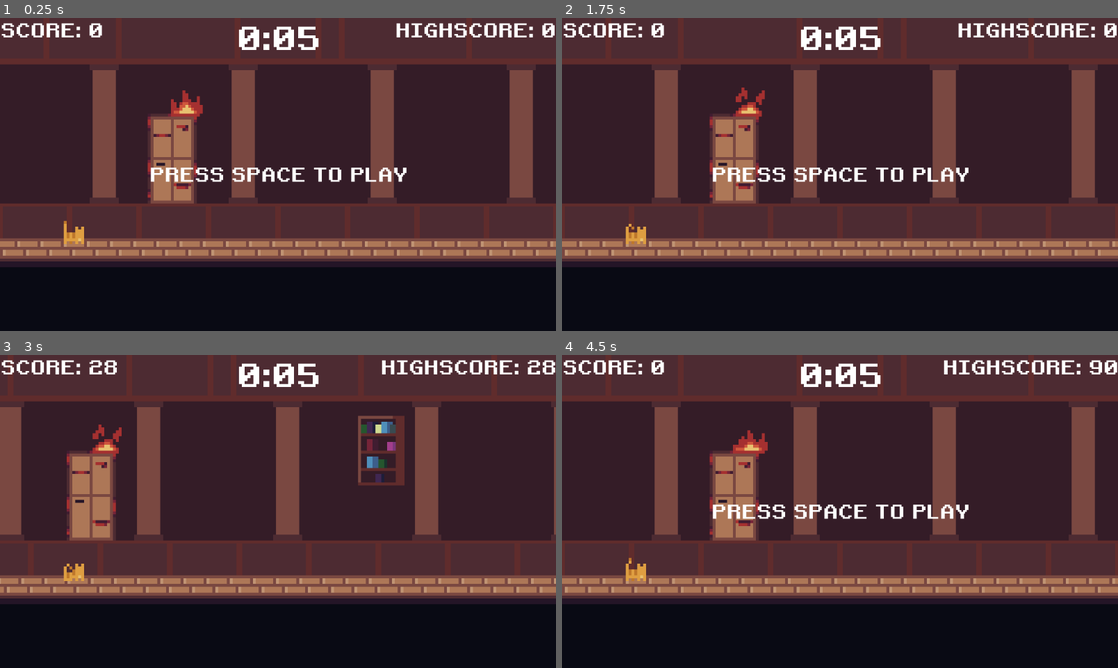
Above: before the commit, frames 1-4 (two rows, left to right).
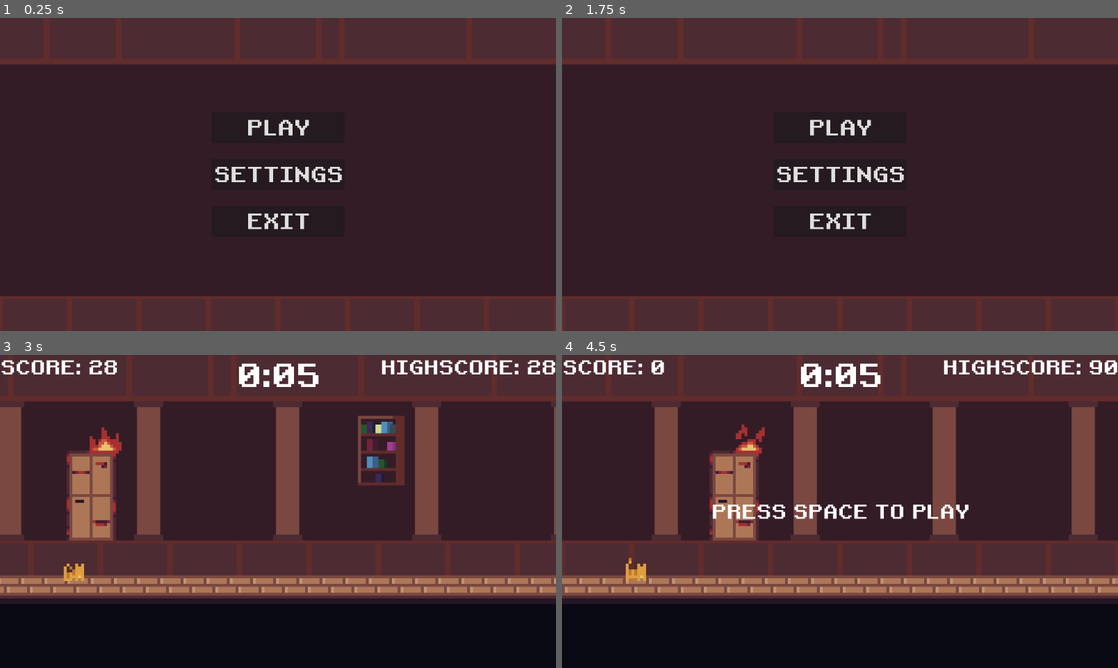
Above: after the commit, the same moments.

Repository: kurushimee/run-for-it
Game: Godot game, scene res://scenes/ui/main_menu.tscn
The game is run twice, just before and just after one commit, with the same random seed, the same clock (stepped at 60 frames per second) and the same inputs. Before the commit the project starts from res://scenes/main.tscn.
Inputs (mouse positions are in pixels of both pictures, inside the frame that each line leads up to):
- Up to frame 1 (0.25 s): no input
- Up to frame 2 (1.75 s): click (840, 174) at 0.5 s, where only the run after the commit has a clickable "SETTINGS"; click (840, 237) at 1.25 s, where only the run after the commit has a clickable "BACK"
- Up to frame 3 (3 s): click (278, 464) at 2 s, where only the run after the commit has a clickable "PLAY"; tap Space (jump) at 2.75 s; move the mouse to (400, 495) at 2.77 s; click (400, 495) at 2.92 s
- Up to frame 4 (4.5 s): tap Space (jump) at 3.02, 3.77 s; move the mouse to (728, 527) at 3.52 s; click (728, 527) at 3.67 s; click "RESTART" at 4.25 s

The runs differ from the first frame. In frame 1, 52% of the frame differs, in the area x 0-100%, y 1-100%; in frame 2, 52%; in frame 3, 0.2%; in frame 4, 0.3%.

Commit message:
Add main menu

Diff:
--- a/default_bus_layout.tres
+++ b/default_bus_layout.tres
@@ -1,22 +1,21 @@
 [gd_resource type="AudioBusLayout" format=3 uid="uid://dhpnbu4mpl7dm"]
 
 [resource]
-bus/0/volume_db = -5.04224
 bus/1/name = &"Music"
 bus/1/solo = false
 bus/1/mute = false
 bus/1/bypass_fx = false
-bus/1/volume_db = -10.5236
+bus/1/volume_db = 0.0
 bus/1/send = &"Master"
 bus/2/name = &"SFX"
 bus/2/solo = false
 bus/2/mute = false
 bus/2/bypass_fx = false
-bus/2/volume_db = -5.04224
+bus/2/volume_db = 0.0
 bus/2/send = &"Master"
 bus/3/name = &"UI"
 bus/3/solo = false
 bus/3/mute = false
 bus/3/bypass_fx = false
-bus/3/volume_db = -9.63761
+bus/3/volume_db = 0.0
 bus/3/send = &"Master"
--- a/project.godot
+++ b/project.godot
@@ -12,7 +12,7 @@
 
 config/name="Run For It"
 config/version="0.1"
-run/main_scene="res://scenes/main.tscn"
+run/main_scene="res://scenes/ui/main_menu.tscn"
 config/features=PackedStringArray("4.2", "GL Compatibility")
 config/icon="res://icon.svg"
 
--- /dev/null
+++ b/scenes/ui/main_menu.tscn
@@ -0,0 +1,313 @@
+[gd_scene load_steps=12 format=3 uid="uid://w6tq8mbbnkjn"]
+
+[ext_resource type="Texture2D" uid="uid://wi118gb1rfr3" path="res://assets/sprites/background/background.png" id="1_1palg"]
+[ext_resource type="Texture2D" uid="uid://bfcu4ab1ctwqu" path="res://assets/sprites/background/layer1.png" id="2_5oggo"]
+[ext_resource type="Texture2D" uid="uid://ds78cdufiimwh" path="res://assets/sprites/background/layer2.png" id="3_30byu"]
+[ext_resource type="FontFile" uid="uid://s15272omc2m3" path="res://assets/fonts/retro.ttf" id="4_a4hcf"]
+[ext_resource type="PackedScene" uid="uid://c46u56kn4ir4y" path="res://scenes/main.tscn" id="5_72101"]
+[ext_resource type="AudioStream" uid="uid://b820bx8yxvrpj" path="res://assets/audio/music/main-theme.wav" id="6_fl22q"]
+
+[sub_resource type="GDScript" id="GDScript_t028o"]
+resource_name = "PlayButton"
+script/source = "extends Button
+
+@export var main_scene: PackedScene
+
+
+func _on_pressed() -> void:
+	get_tree().change_scene_to_packed(main_scene)
+"
+
+[sub_resource type="GDScript" id="GDScript_xtv14"]
+resource_name = "SettingsButton"
+script/source = "extends Button
+
+@export var main_container: VBoxContainer
+@export var settings_container: VBoxContainer
+
+
+func _ready() -> void:
+	main_container.show()
+	settings_container.hide()
+
+
+func _on_pressed() -> void:
+	main_container.hide()
+	settings_container.show()
+"
+
+[sub_resource type="GDScript" id="GDScript_0q5ge"]
+resource_name = "ExitButton"
+script/source = "extends Button
+
+
+func _on_pressed() -> void:
+	get_tree().quit()
+"
+
+[sub_resource type="GDScript" id="GDScript_q2m0l"]
+resource_name = "Settings"
+script/source = "extends VBoxContainer
+
+
+func _ready() -> void:
+	var busses := [\"Master\", \"Music\", \"SFX\", \"UI\"]
+	for bus in busses:
+		set_bus_volume(bus, 0.5)
+
+
+func set_bus_volume(bus: String, value: float) -> void:
+	var bus_index := AudioServer.get_bus_index(bus)
+	AudioServer.set_bus_volume_db(bus_index, linear_to_db(value))
+
+
+func _on_master_volume_changed(value: float) -> void:
+	set_bus_volume(\"Master\", value)
+	$MasterContainer/HBoxContainer/VolumeLabel.text = \"%d%%\" % (value * 100)
+
+
+func _on_music_volume_changed(value: float) -> void:
+	set_bus_volume(\"Music\", value)
+	$MusicContainer/HBoxContainer/VolumeLabel.text = \"%d%%\" % (value * 100)
+
+
+func _on_sfx_volume_changed(value: float) -> void:
+	set_bus_volume(\"SFX\", value)
+	$SFXContainer/HBoxContainer/VolumeLabel.text = \"%d%%\" % (value * 100)
+
+
+func _on_ui_volume_changed(value: float) -> void:
+	set_bus_volume(\"UI\", value)
+	$UIContainer/HBoxContainer/VolumeLabel.text = \"%d%%\" % (value * 100)
+"
+
+[sub_resource type="GDScript" id="GDScript_rspdh"]
+resource_name = "BackButton"
+script/source = "extends Button
+
+@export var main_container: VBoxContainer
+@export var settings_container: VBoxContainer
+
+
+func _on_pressed() -> void:
+	settings_container.hide()
+	main_container.show()
+"
+
+[node name="MainMenu" type="CanvasLayer"]
+
+[node name="Sprite2D" type="Sprite2D" parent="."]
+scale = Vector2(6, 6)
+texture = ExtResource("1_1palg")
+centered = false
+
+[node name="Sprite2D2" type="Sprite2D" parent="."]
+position = Vector2(0, 192)
+scale = Vector2(6, 6)
+texture = ExtResource("2_5oggo")
+centered = false
+
+[node name="Sprite2D3" type="Sprite2D" parent="."]
+scale = Vector2(6, 6)
+texture = ExtResource("3_30byu")
+centered = false
+
+[node name="MainContainer" type="VBoxContainer" parent="."]
+anchors_preset = 8
+anchor_left = 0.5
+anchor_top = 0.5
+anchor_right = 0.5
+anchor_bottom = 0.5
+offset_left = -100.0
+offset_top = -32.0
+offset_right = 100.0
+offset_bottom = 32.0
+grow_horizontal = 2
+grow_vertical = 2
+size_flags_horizontal = 3
+
+[node name="PlayButton" type="Button" parent="MainContainer"]
+layout_mode = 2
+theme_override_fonts/font = ExtResource("4_a4hcf")
+theme_override_font_sizes/font_size = 44
+text = "PLAY"
+script = SubResource("GDScript_t028o")
+main_scene = ExtResource("5_72101")
+
+[node name="VSeparator" type="VSeparator" parent="MainContainer"]
+modulate = Color(1, 1, 1, 0)
+custom_minimum_size = Vector2(0, 25)
+layout_mode = 2
+
+[node name="SettingsButton" type="Button" parent="MainContainer" node_paths=PackedStringArray("main_container", "settings_container")]
+layout_mode = 2
+theme_override_fonts/font = ExtResource("4_a4hcf")
+theme_override_font_sizes/font_size = 44
+text = "SETTINGS"
+script = SubResource("GDScript_xtv14")
+main_container = NodePath("..")
+settings_container = NodePath("../../SettingsContainer")
+
+[node name="VSeparator2" type="VSeparator" parent="MainContainer"]
+modulate = Color(1, 1, 1, 0)
+custom_minimum_size = Vector2(0, 25)
+layout_mode = 2
+
+[node name="ExitButton" type="Button" parent="MainContainer"]
+layout_mode = 2
+theme_override_fonts/font = ExtResource("4_a4hcf")
+theme_override_font_sizes/font_size = 44
+text = "EXIT"
+script = SubResource("GDScript_0q5ge")
+
+[node name="SettingsContainer" type="VBoxContainer" parent="."]
+visible = false
+anchors_preset = 8
+anchor_left = 0.5
+anchor_top = 0.5
+anchor_right = 0.5
+anchor_bottom = 0.5
+offset_left = -20.0
+offset_top = -20.0
+offset_right = 20.0
+offset_bottom = 20.0
+grow_horizontal = 2
+grow_vertical = 2
+size_flags_horizontal = 3
+script = SubResource("GDScript_q2m0l")
+
+[node name="MasterContainer" type="VBoxContainer" parent="SettingsContainer"]
+layout_mode = 2
+
+[node name="NameLabel" type="Label" parent="SettingsContainer/MasterContainer"]
+layout_mode = 2
+theme_override_fonts/font = ExtResource("4_a4hcf")
+theme_override_font_sizes/font_size = 22
+text = "master volume"
+
+[node name="HBoxContainer" type="HBoxContainer" parent="SettingsContainer/MasterContainer"]
+layout_mode = 2
+alignment = 1
+
+[node name="HSlider" type="HSlider" parent="SettingsContainer/MasterContainer/HBoxContainer"]
+layout_mode = 2
+size_flags_horizontal = 3
+max_value = 1.0
+step = 0.0
+value = 0.5
+
+[node name="VolumeLabel" type="Label" parent="SettingsContainer/MasterContainer/HBoxContainer"]
+custom_minimum_size = Vector2(62, 0)
+layout_mode = 2
+theme_override_fonts/font = ExtResource("4_a4hcf")
+theme_override_font_sizes/font_size = 22
+text = "50%"
+horizontal_alignment = 2
+
+[node name="MusicContainer" type="VBoxContainer" parent="SettingsContainer"]
+layout_mode = 2
+
+[node name="NameLabel" type="Label" parent="SettingsContainer/MusicContainer"]
+layout_mode = 2
+theme_override_fonts/font = ExtResource("4_a4hcf")
+theme_override_font_sizes/font_size = 22
+text = "music volume"
+
+[node name="HBoxContainer" type="HBoxContainer" parent="SettingsContainer/MusicContainer"]
+layout_mode = 2
+alignment = 1
+
+[node name="HSlider" type="HSlider" parent="SettingsContainer/MusicContainer/HBoxContainer"]
+layout_mode = 2
+size_flags_horizontal = 3
+max_value = 1.0
+step = 0.0
+value = 0.5
+
+[node name="VolumeLabel" type="Label" parent="SettingsContainer/MusicContainer/HBoxContainer"]
+custom_minimum_size = Vector2(62, 0)
+layout_mode = 2
+theme_override_fonts/font = ExtResource("4_a4hcf")
+theme_override_font_sizes/font_size = 22
+text = "50%"
+horizontal_alignment = 2
+
+[node name="SFXContainer" type="VBoxContainer" parent="SettingsContainer"]
+layout_mode = 2
+
+[node name="NameLabel" type="Label" parent="SettingsContainer/SFXContainer"]
+layout_mode = 2
+theme_override_fonts/font = ExtResource("4_a4hcf")
+theme_override_font_sizes/font_size = 22
+text = "SFX volume"
+
+[node name="HBoxContainer" type="HBoxContainer" parent="SettingsContainer/SFXContainer"]
+layout_mode = 2
+alignment = 1
+
+[node name="HSlider" type="HSlider" parent="SettingsContainer/SFXContainer/HBoxContainer"]
+layout_mode = 2
+size_flags_horizontal = 3
+max_value = 1.0
+step = 0.0
+value = 0.5
+
+[node name="VolumeLabel" type="Label" parent="SettingsContainer/SFXContainer/HBoxContainer"]
+custom_minimum_size = Vector2(62, 0)
+layout_mode = 2
+theme_override_fonts/font = ExtResource("4_a4hcf")
+theme_override_font_sizes/font_size = 22
+text = "50%"
+horizontal_alignment = 2
+
+[node name="UIContainer" type="VBoxContainer" parent="SettingsContainer"]
+layout_mode = 2
+
+[node name="NameLabel" type="Label" parent="SettingsContainer/UIContainer"]
+layout_mode = 2
+theme_override_fonts/font = ExtResource("4_a4hcf")
+theme_override_font_sizes/font_size = 22
+text = "UI volume"
+
+[node name="HBoxContainer" type="HBoxContainer" parent="SettingsContainer/UIContainer"]
+layout_mode = 2
+alignment = 1
+
+[node name="HSlider" type="HSlider" parent="SettingsContainer/UIContainer/HBoxContainer"]
+layout_mode = 2
+size_flags_horizontal = 3
+max_value = 1.0
+step = 0.0
+value = 0.5
+
+[node name="VolumeLabel" type="Label" parent="SettingsContainer/UIContainer/HBoxContainer"]
+custom_minimum_size = Vector2(62, 0)
+layout_mode = 2
+theme_override_fonts/font = ExtResource("4_a4hcf")
+theme_override_font_sizes/font_size = 22
+text = "50%"
+horizontal_alignment = 2
+
+[node name="BackButton" type="Button" parent="SettingsContainer" node_paths=PackedStringArray("main_container", "settings_container")]
+custom_minimum_size = Vector2(300, 0)
+layout_mode = 2
+theme_override_fonts/font = ExtResource("4_a4hcf")
+theme_override_font_sizes/font_size = 44
+text = "BACK"
+script = SubResource("GDScript_rspdh")
+main_container = NodePath("../../MainContainer")
+settings_container = NodePath("..")
+
+[node name="BackgroundMusic" type="AudioStreamPlayer" parent="."]
+stream = ExtResource("6_fl22q")
+autoplay = true
+bus = &"Music"
+
+[connection signal="pressed" from="MainContainer/PlayButton" to="MainContainer/PlayButton" method="_on_pressed"]
+[connection signal="pressed" from="MainContainer/SettingsButton" to="MainContainer/SettingsButton" method="_on_pressed"]
+[connection signal="pressed" from="MainContainer/ExitButton" to="MainContainer/ExitButton" method="_on_pressed"]
+[connection signal="value_changed" from="SettingsContainer/MasterContainer/HBoxContainer/HSlider" to="SettingsContainer" method="_on_master_volume_changed"]
+[connection signal="value_changed" from="SettingsContainer/MusicContainer/HBoxContainer/HSlider" to="SettingsContainer" method="_on_music_volume_changed"]
+[connection signal="value_changed" from="SettingsContainer/SFXContainer/HBoxContainer/HSlider" to="SettingsContainer" method="_on_sfx_volume_changed"]
+[connection signal="value_changed" from="SettingsContainer/UIContainer/HBoxContainer/HSlider" to="SettingsContainer" method="_on_ui_volume_changed"]
+[connection signal="pressed" from="SettingsContainer/BackButton" to="SettingsContainer/BackButton" method="_on_pressed"]
